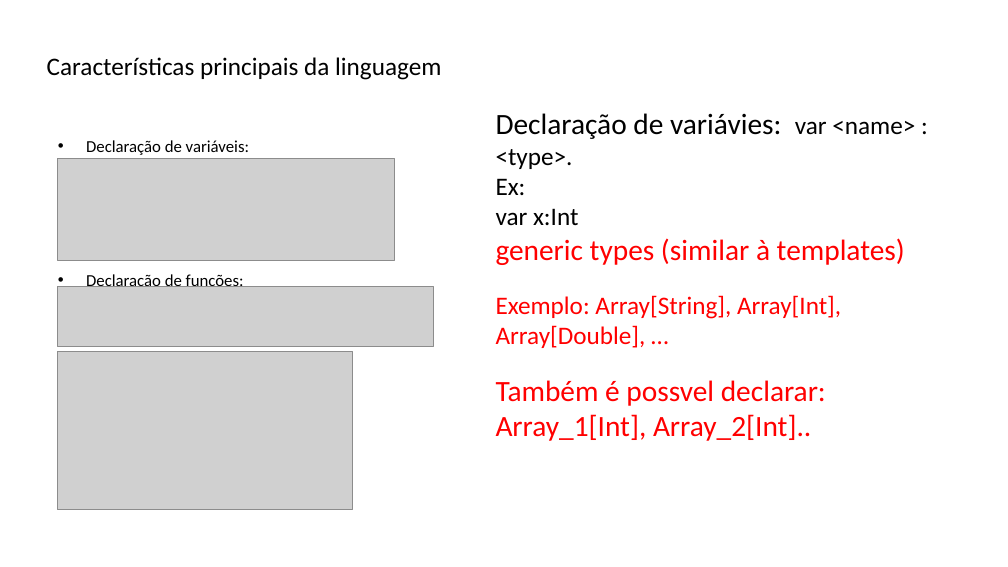
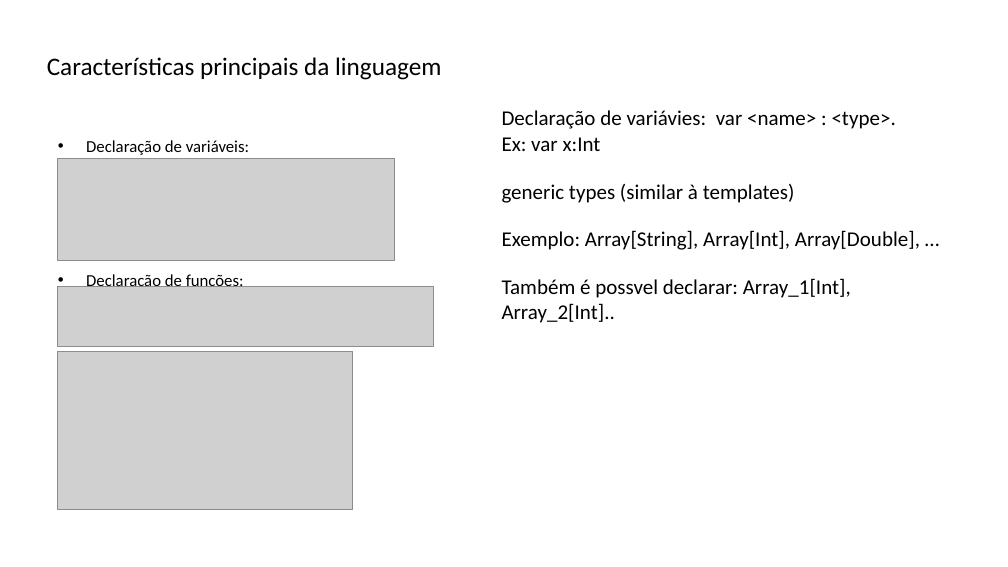
Before and after one commit to lquatrin/inf2591, a slide deck: slide 16 of x10.pptx. Drawn at 1008x567 pixels with LibreOffice and Linux fonts; fonts in the diff are those of the drawing; grey boxes stand for pictures. Boxes give left, top, right and bottom in pixels: in the first picture for what was removed or moved away, otherwise in the second. Text is boxed around its words. In the diff, an @@ line names an element or a change of style, - is before the commit and + after.

```diff
--- a/x10.pptx
+++ b/x10.pptx
@@ text at bbox=[502, 110, 920, 323]: size 28 to 20 pt in "Declaração de variávies:", "generic types (similar à templates)", "Também é possvel declarar: Array_1[Int], Array_2[Int].."; size 24 to 20 pt in "var <name> : <type>.", "Exemplo: Array[String], Array[Int], Array[Double], …"; text colour #FF0000 to #000000 in "generic types (similar à templates)", "Exemplo: Array[String], Array[Int], Array[Double], …", "Também é possvel declarar: Array_1[Int], Array_2[Int].." @@
@@ text at bbox=[502, 137, 601, 151]: text changed; size 24 to 20 pt @@
-Ex:
-var x:Int
+Ex: var x:Int
```
Also in this commit, not shown: 14 other slides changed, 4 slides added, 2 slides removed, 4 other files.
